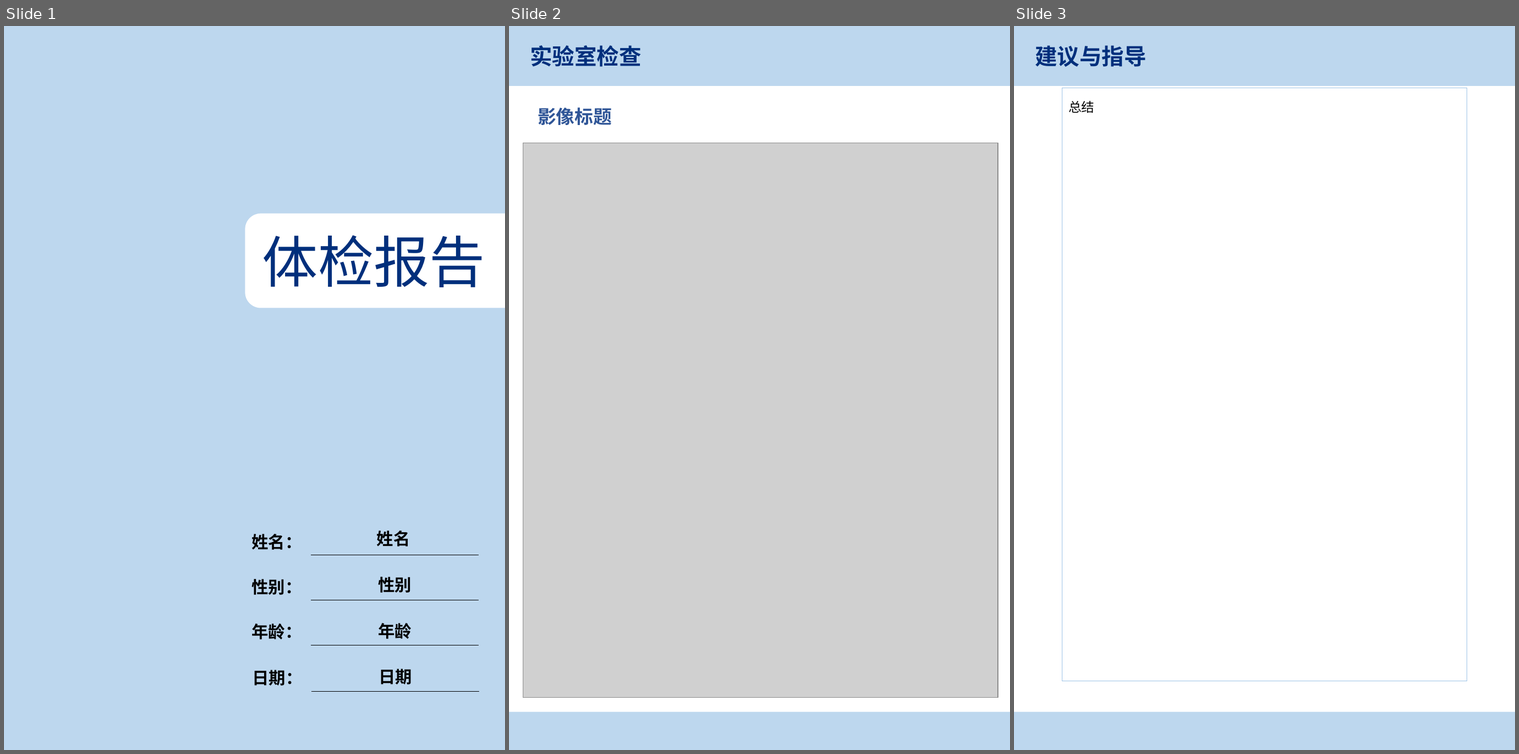
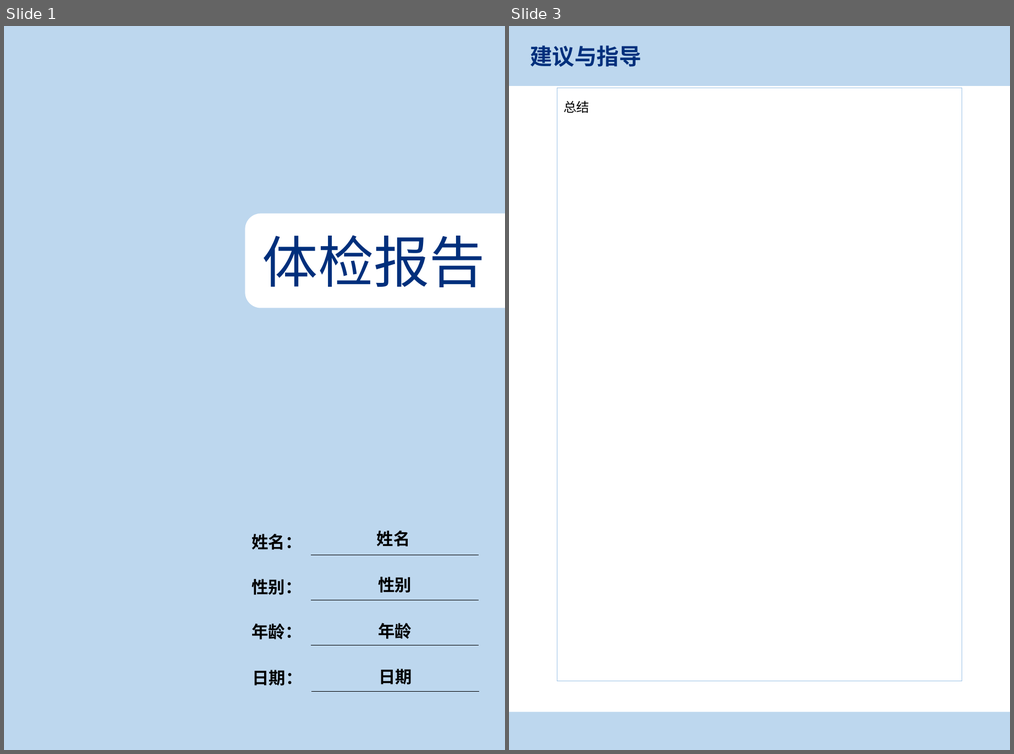
Before and after one commit to CodeDogLSY/ai_health_check_report, a slide deck: 2025员工体检报告（模板）.pptx. Shown side by side, each under a label of ours: slides 1, 2 and 3 before the commit, slides 1 and 3 after it; the slides between them are not shown. The pictures are 1519x754 and 1014x754 pixels, drawn with LibreOffice and Linux fonts; fonts in the diff are those of the drawing; grey boxes stand for pictures; background and template pictures are left out. Boxes give left, top, right and bottom in pixels: in the first picture for what was removed or moved away, otherwise in the second. Text is boxed around its words. In the diff, an @@ line names an element or a change of style, - is before the commit and + after.

```diff
--- a/2025员工体检报告（模板）.pptx
+++ b/2025员工体检报告（模板）.pptx
@@ slide 2 removed at box(509, 26, 1010, 750), background #FFFFFF; not listed: 2 template elements that a slide beside it also shows @@
@@ text removed at box(530, 45, 641, 67) @@
-实验室检查
@@ text removed at box(538, 107, 612, 125) @@
-影像标题
@@ picture removed at box(523, 143, 998, 698) @@
```
Also in this commit, not shown: 1 slide added, 1 other file.
